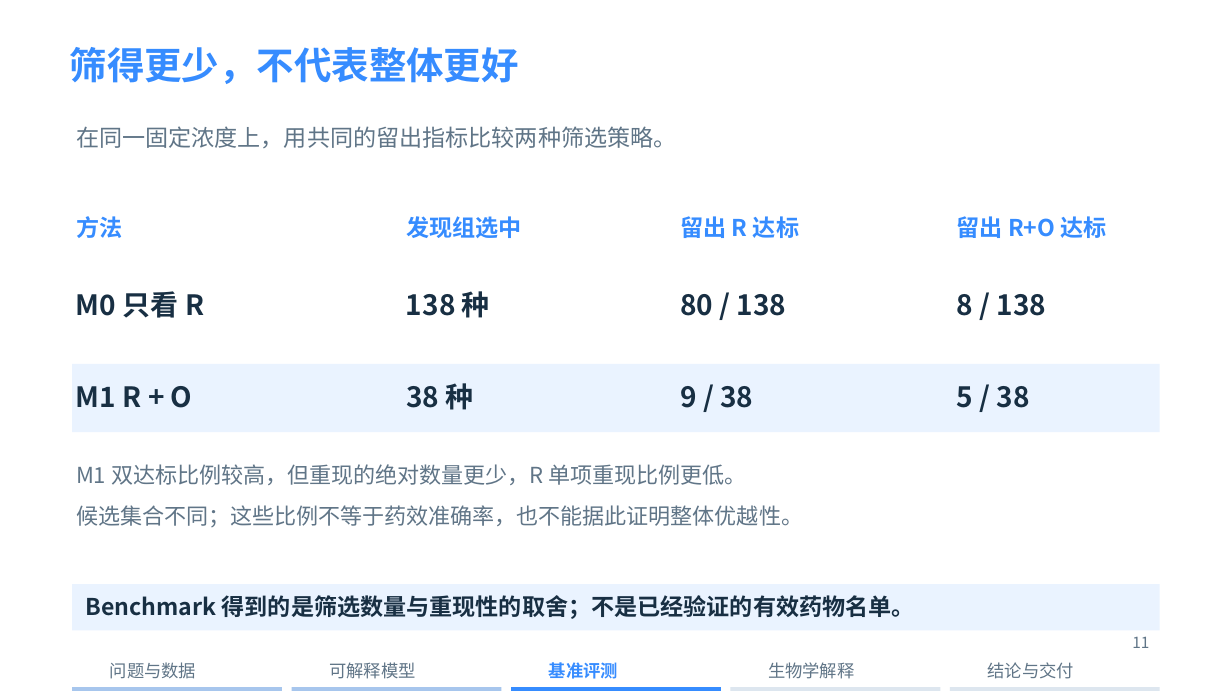
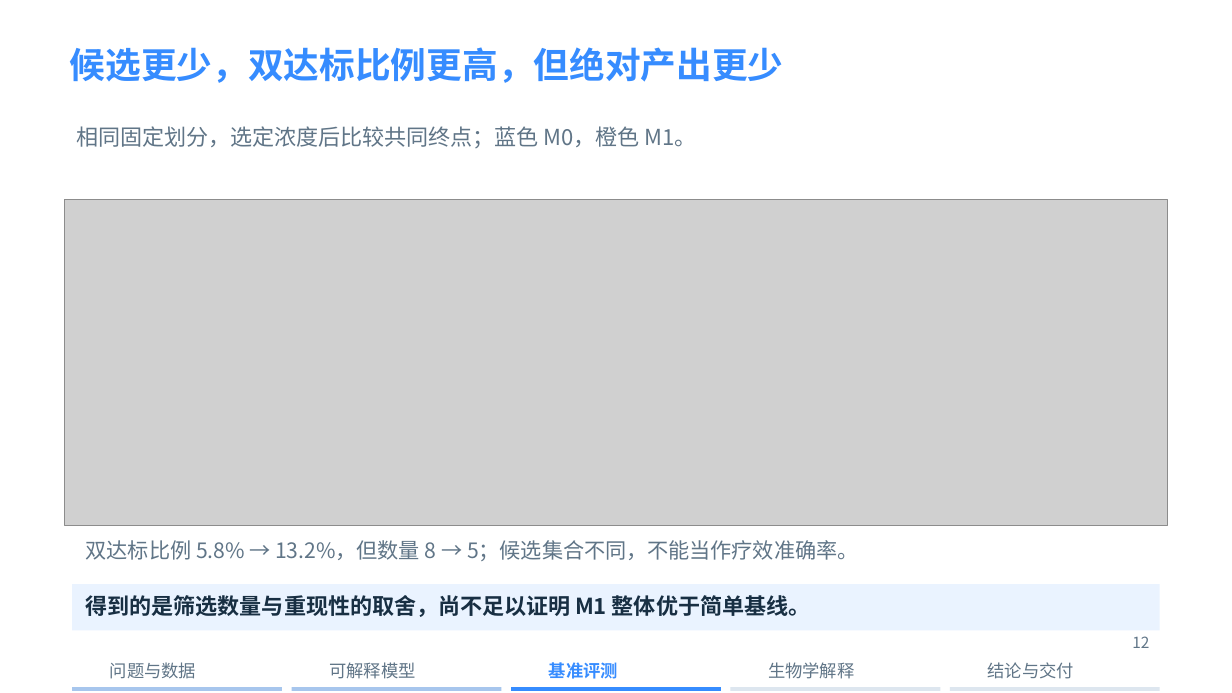
Before and after one commit to xing-zq/cell-state-dose-response, a slide deck: slide 12 of presentation/细胞状态轨迹_十分钟汇报.pptx (slide 11 before the commit). Drawn at 1232x693 pixels with LibreOffice and Linux fonts; fonts in the diff are those of the drawing; grey boxes stand for pictures; background and template pictures are left out. Boxes give left, top, right and bottom in pixels: in the first picture for what was removed or moved away, otherwise in the second. Text is boxed around its words. In the diff, an @@ line names an element or a change of style, - is before the commit and + after.

```diff
--- a/presentation/细胞状态轨迹_十分钟汇报.pptx
+++ b/presentation/细胞状态轨迹_十分钟汇报.pptx
@@ text removed at [70, 47, 519, 84] @@
-筛得更少，不代表整体更好
@@ text added at [70, 47, 784, 83], 27.8 pt, text #368CFF, bold @@
+候选更少，双达标比例更高，但绝对产出更少
@@ text at [76, 126, 697, 148]: text changed; size 18 to 17.2 pt @@
-在同一固定浓度上，用共同的留出指标比较两种筛选策略。
+相同固定划分，选定浓度后比较共同终点；蓝色 M0，橙色 M1。
@@ picture added at [65, 200, 1167, 526] @@
@@ text removed at [76, 216, 122, 238] @@
-方法
@@ text removed at [406, 216, 521, 238] @@
-发现组选中
@@ text removed at [680, 216, 799, 238] @@
-留出 R 达标
@@ text removed at [957, 216, 1107, 238] @@
-留出 R+O 达标
@@ text removed at [76, 291, 204, 318] @@
-M0 只看 R
@@ text removed at [406, 291, 490, 318] @@
-138 种
@@ text removed at [680, 294, 787, 316] @@
-80 / 138
@@ text removed at [957, 294, 1047, 316] @@
-8 / 138
@@ rectangle removed at [72, 364, 1160, 433] @@
@@ text removed at [76, 386, 193, 408] @@
-M1 R + O
@@ text removed at [406, 383, 473, 410] @@
-38 种
@@ text removed at [680, 386, 753, 408] @@
-9 / 38
@@ text removed at [957, 386, 1030, 408] @@
-5 / 38
@@ text removed at [76, 464, 746, 485] @@
-M1 双达标比例较高，但重现的绝对数量更少，R 单项重现比例更低。
@@ text at [86, 540, 858, 561]: text changed; size 17.2 to 16.5 pt @@
-候选集合不同；这些比例不等于药效准确率，也不能据此证明整体优越性。
+双达标比例 5.8% → 13.2%，但数量 8 → 5；候选集合不同，不能当作疗效准确率。
@@ text at [86, 595, 810, 617]: text changed; size 18 to 17.2 pt @@
-Benchmark 得到的是筛选数量与重现性的取舍；不是已经验证的有效药物名单。
+得到的是筛选数量与重现性的取舍，尚不足以证明 M1 整体优于简单基线。
@@ text at [1132, 636, 1149, 648]: text changed @@
-11
+12
```
Also in this commit, not shown: 14 other slides changed, 3 slides added, 1 slide removed, 23 other files.
